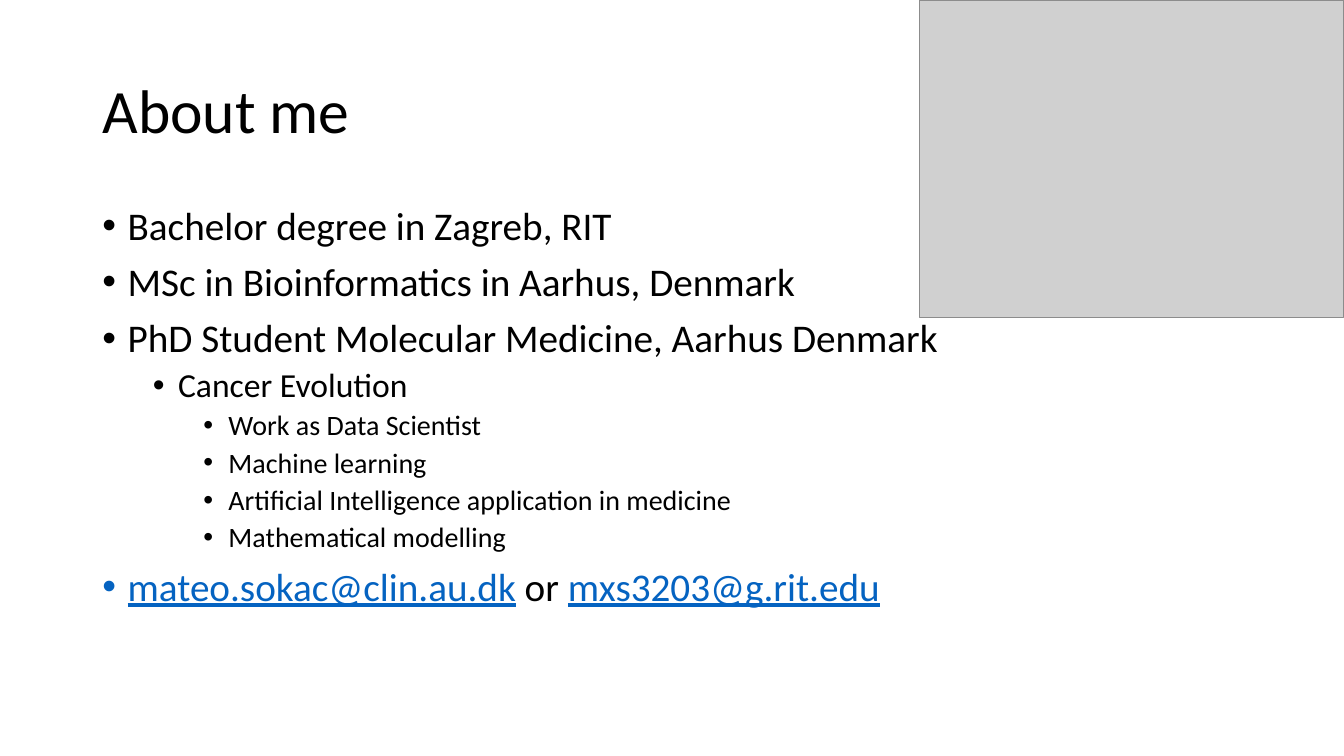
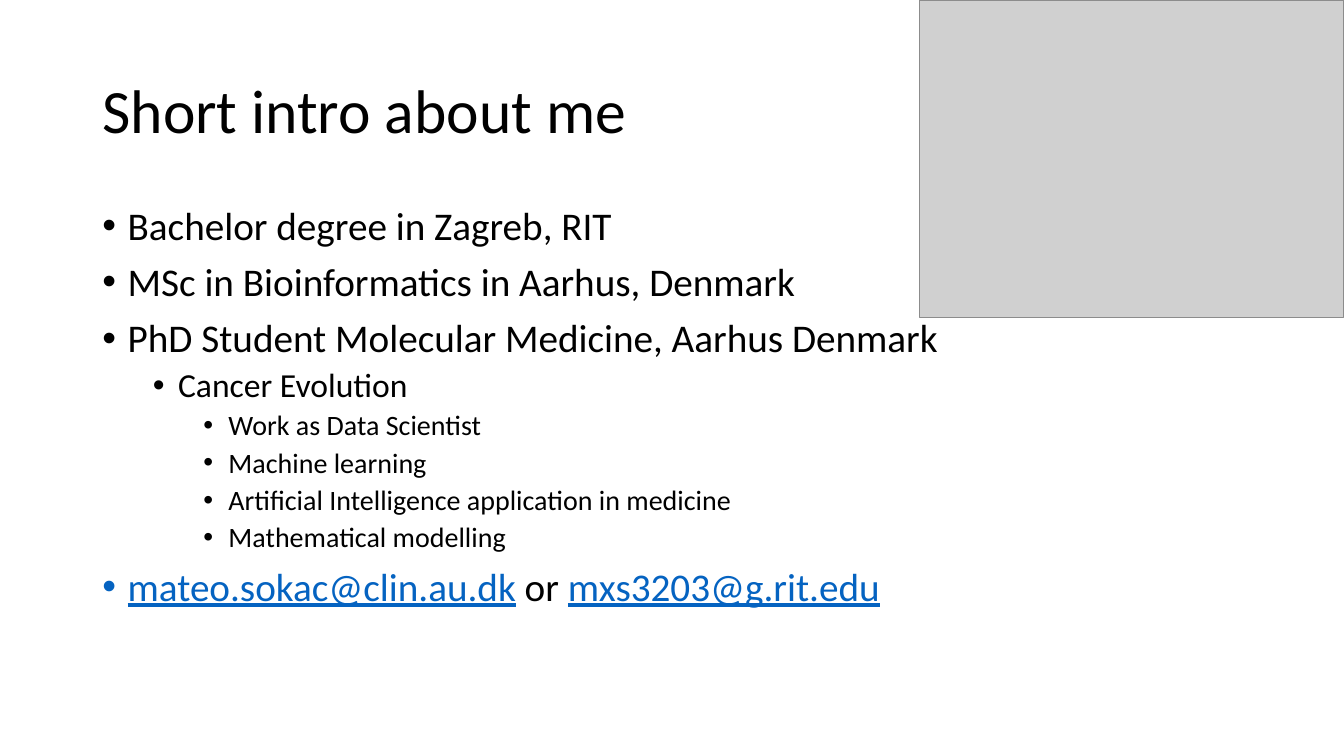
Before and after one commit to mariak13/RIT_DataScience_Seminar, a slide deck: slide 2 of ppt/day1.pptx. Drawn at 1344x756 pixels with LibreOffice and Linux fonts; fonts in the diff are those of the drawing; grey boxes stand for pictures. Boxes give left, top, right and bottom in pixels: in the first picture for what was removed or moved away, otherwise in the second. Text is boxed around its words. In the diff, an @@ line names an element or a change of style, - is before the commit and + after.

```diff
--- a/ppt/day1.pptx
+++ b/ppt/day1.pptx
@@ title at <box>102,90,626,134</box>: text changed @@
-About me
+Short intro about me
```
Also in this commit, not shown: 1 slide added, 17 other files.
